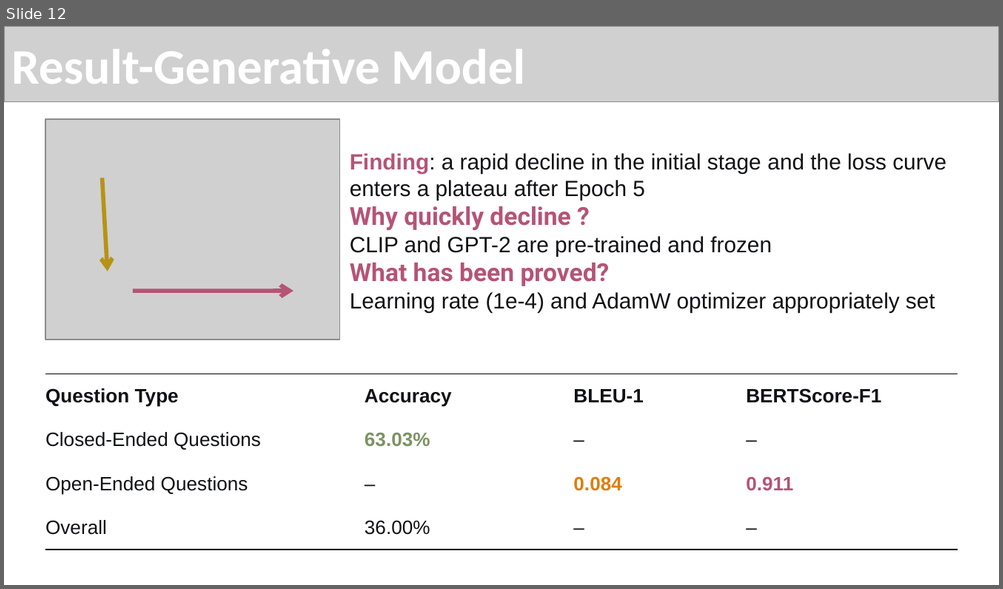
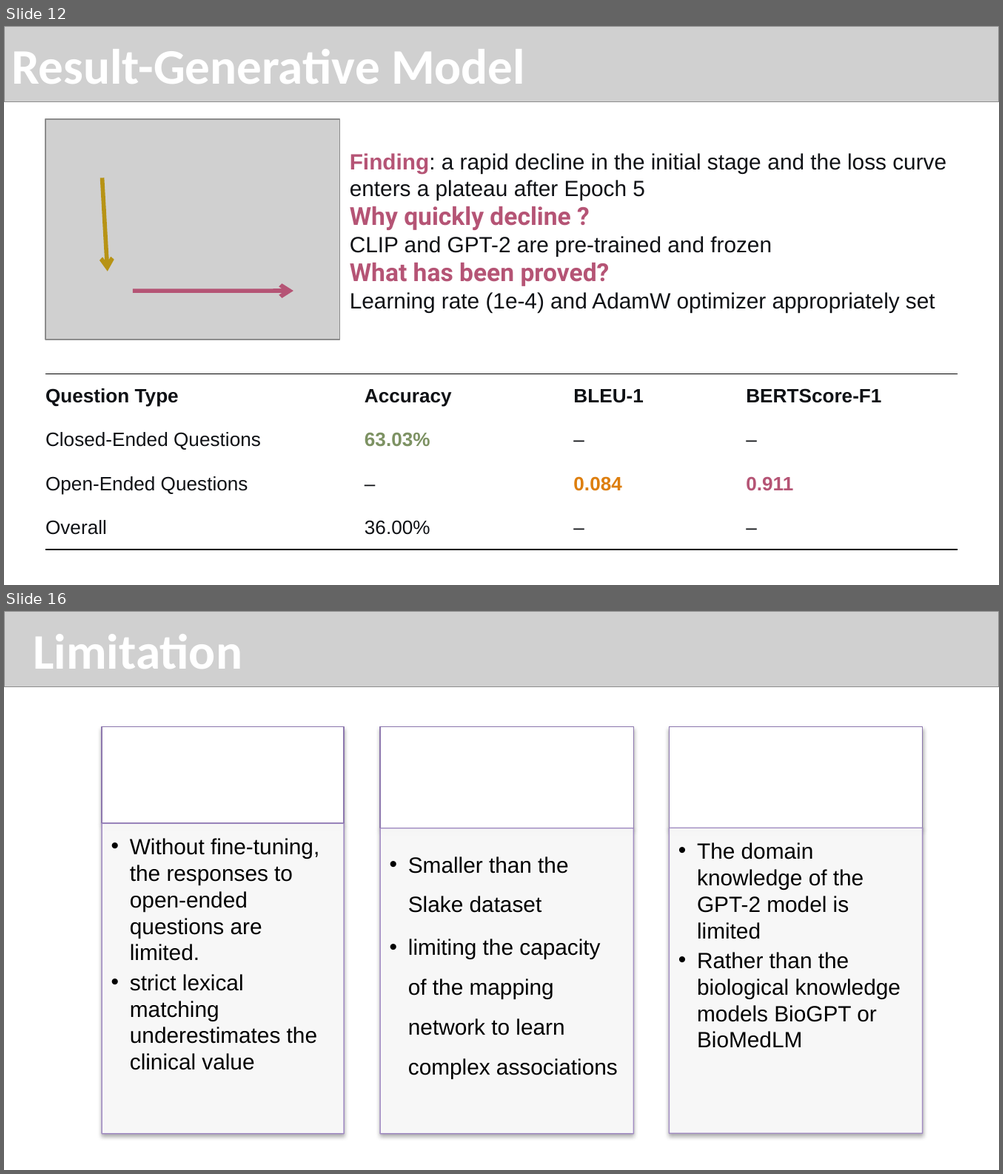
Before and after one commit to zhongjp21-coder/WOA7015_AlternativeAsscement, a slide deck: Report Dir/WOX7001_assignment2_zouting(24201617).pptx. Shown one above the other, each under a label of ours: slide 12 before the commit, slides 12 and 16 after it; the slides between them are not shown. The pictures are 1003x589 and 1003x1174 pixels, drawn with LibreOffice and Linux fonts; fonts in the diff are those of the drawing; grey boxes stand for pictures. Boxes give left, top, right and bottom in pixels: in the first picture for what was removed or moved away, otherwise in the second. Text is boxed around its words. In the diff, an @@ line names an element or a change of style, - is before the commit and + after.

```diff
--- a/Report Dir/WOX7001_assignment2_zouting(24201617).pptx
+++ b/Report Dir/WOX7001_assignment2_zouting(24201617).pptx
@@ slide 16 added at bbox=[4, 611, 999, 1170], background #FFFFFF @@
@@ picture added at bbox=[4, 611, 999, 686] @@
@@ title added at bbox=[33, 634, 242, 669], 36 pt, text #FFFFFF, bold @@
+Limitation
@@ rectangle added at bbox=[102, 726, 343, 823], fill #FFFFFF, outline #8E79AE 0.75 pt @@
@@ rectangle added at bbox=[102, 824, 343, 1134], fill #FFFFFF at 90% opacity, outline #9C85C0 0.75 pt @@
@@ text added at bbox=[130, 838, 319, 1071], 16 pt, text #000000 @@
+  • Without fine-tuning, the responses to open-ended questions are limited.
+  • strict lexical matching underestimates the clinical value
@@ group added at bbox=[380, 726, 922, 1134]: 4 rectangles, 2 texts @@
+  • Smaller than the Slake dataset
+  • limiting the capacity of the mapping network to learn complex associations
+  • The domain knowledge of the GPT-2 model is limited
+  • Rather than the biological knowledge models BioGPT or BioMedLM
```
Also in this commit, not shown: 1 slide changed, 2 other slides added, 2 slides removed.
